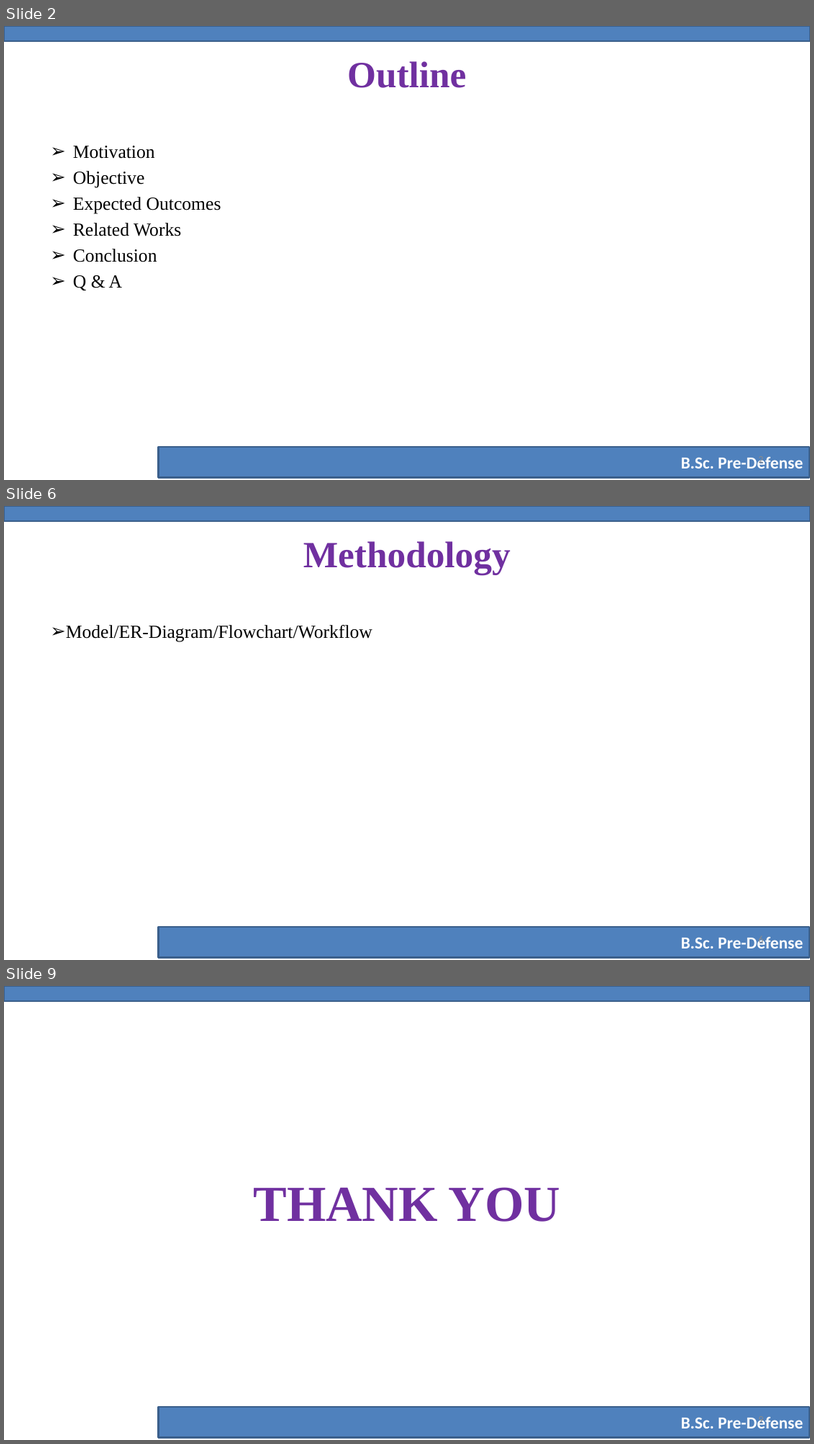
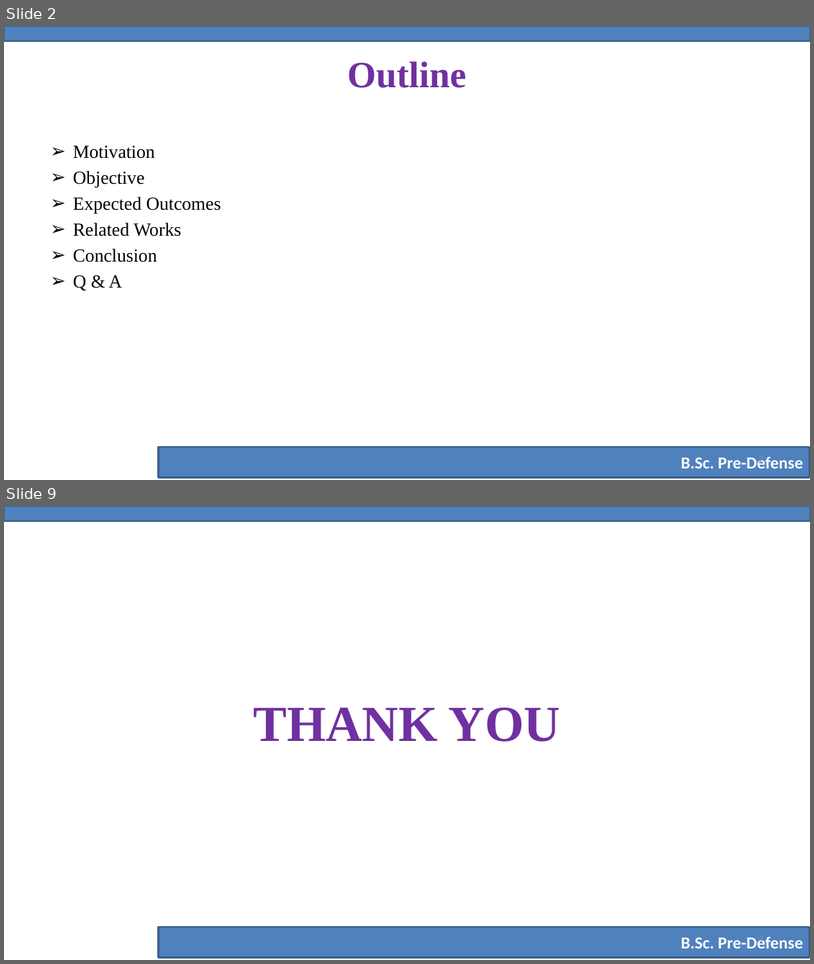
Before and after one commit to yeaminsakib/project, a slide deck: Stress_Prediction/Pre-Defense-Slide-Template.pptx. Shown one above the other, each under a label of ours: slides 2, 6 and 9 before the commit, slides 2 and 9 after it; the slides between them are not shown. The pictures are 814x1444 and 814x964 pixels, drawn with LibreOffice and Linux fonts; fonts in the diff are those of the drawing; background and template pictures are left out. Boxes give left, top, right and bottom in pixels: in the first picture for what was removed or moved away, otherwise in the second. Text is boxed around its words. In the diff, an @@ line names an element or a change of style, - is before the commit and + after.

```diff
--- a/Stress_Prediction/Pre-Defense-Slide-Template.pptx
+++ b/Stress_Prediction/Pre-Defense-Slide-Template.pptx
@@ slide 6 removed at (x1=4, y1=506, x2=810, y2=960), background #FFFFFF; not listed: 2 template elements that a slide beside it also shows @@
@@ title removed at (x1=304, y1=541, x2=511, y2=575) @@
-Methodology
@@ text removed at (x1=66, y1=625, x2=373, y2=642) @@
-➢ Model/ER-Diagram/Flowchart/Workflow
@@ page number removed at (x1=759, y1=936, x2=764, y2=945) @@
-6
```
Also in this commit, not shown: 4 slides changed, 3 slides added, 2 other slides removed, 2 other files.
